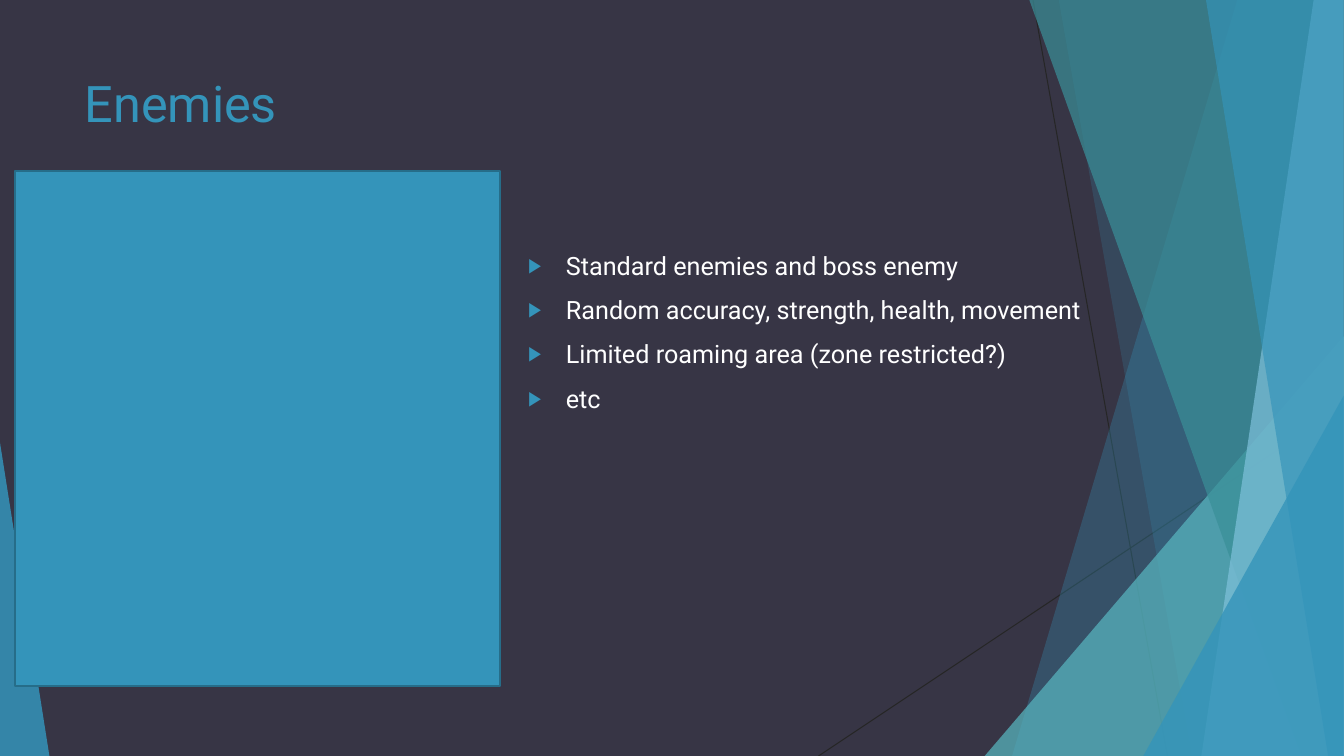
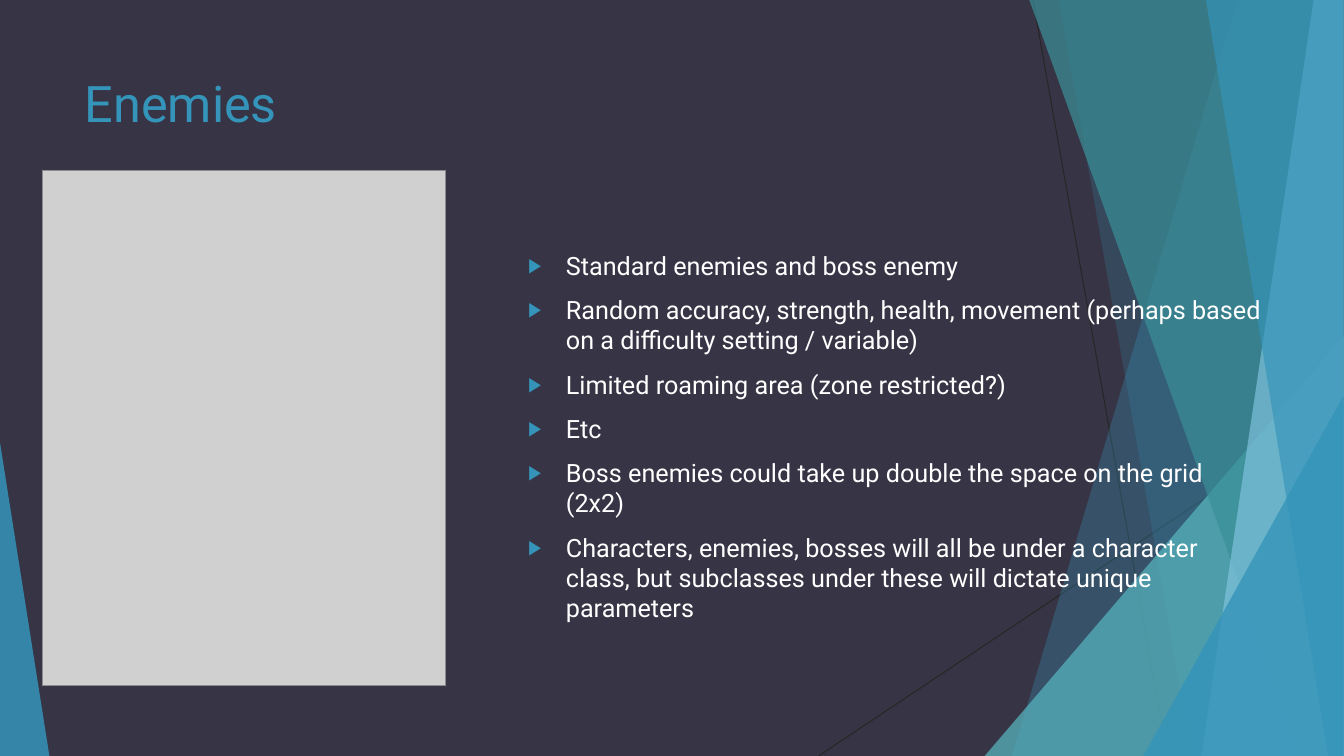
Before and after one commit to Steveo5/OneContribution, a slide deck: slide 7 of presentation.pptx. Drawn at 1344x756 pixels with LibreOffice and Linux fonts; fonts in the diff are those of the drawing; grey boxes stand for pictures. Boxes give left, top, right and bottom in pixels: in the first picture for what was removed or moved away, otherwise in the second. Text is boxed around its words. In the diff, an @@ line names an element or a change of style, - is before the commit and + after.

Commit message:
Add files via upload
added some pretty pictars, info about sprites, characters, enemies, bosses, worlds, and combat. Changer initial concept image to scan of initial writeup

```diff
--- a/presentation.pptx
+++ b/presentation.pptx
@@ rectangle removed at <box>15,170,500,686</box> @@
@@ picture added at <box>42,170,446,686</box> @@
@@ text at <box>566,296,1260,355</box>: text changed @@
-▶ Random accuracy, strength, health, movement
+▶ Random accuracy, strength, health, movement (perhaps based on a difficulty setting / variable)
@@ text at <box>566,420,1203,622</box>: text changed @@
-▶ etc
+▶ Etc
+▶ Boss enemies could take up double the space on the grid (2x2)
+▶ Characters, enemies, bosses will all be under a character class, but subclasses under these will dictate unique parameters
```
Also in this commit, not shown: 4 other slides changed, 1 slide added, 1 slide removed.
